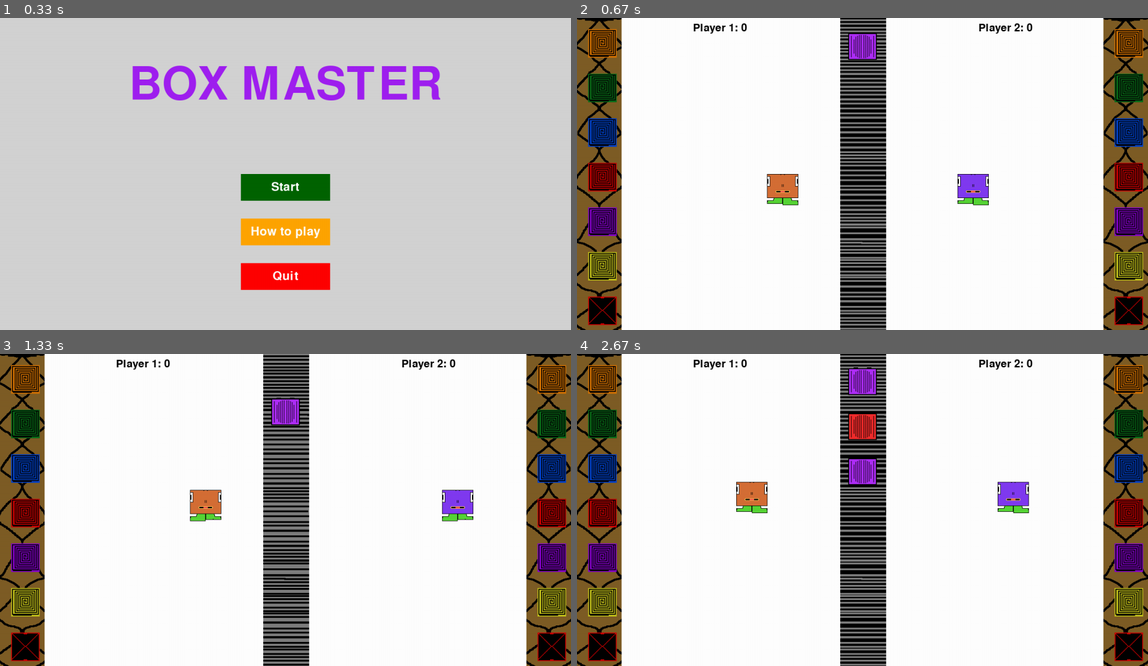
Above: before the commit, frames 1-4 (two rows, left to right).
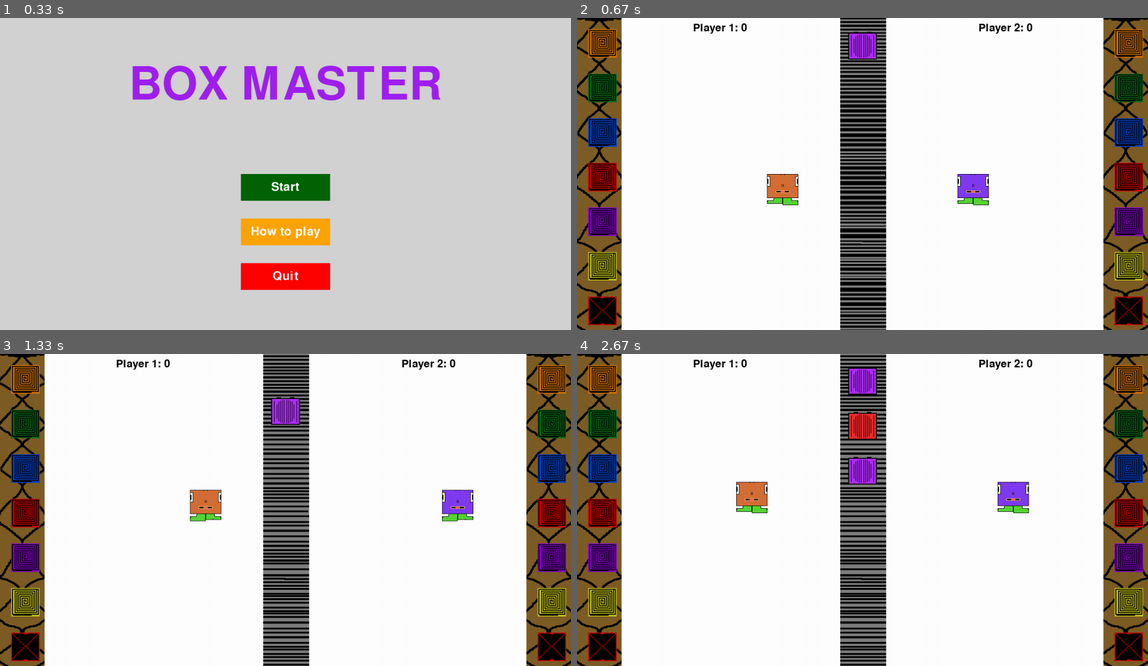
Above: after the commit, the same moments.

Repository: michlima/pygame-project
Game: pygame game, started from main.py
Same seed, same stepped clock (60 frames per second), same inputs: the game is played once before the commit and once after it.
Inputs (mouse positions are in pixels of both pictures, inside the frame that each line leads up to):
- Up to frame 1 (0.33 s): no input
- Up to frame 2 (0.67 s): click "Start" at 0.38 s
- Up to frame 3 (1.33 s): hold Right 0.67-1.13 s; move the mouse to (262, 522) at 0.7 s; hold Up from 1.17 s (still down); hold W from 1.17 s (still down)
- Up to frame 4 (2.67 s): release Up at 1.47 s; release W at 1.47 s; hold Right 1.5-1.97 s; hold D 1.5-1.97 s; hold Left 2-2.53 s; hold A 2-2.53 s; hold Down from 2.57 s (still down); hold S from 2.57 s (still down)

Frame 1 is identical in both runs. In frame 2, less than 0.1% of the frame differs, in the area x 47-53%, y 4-14%; in frame 3, less than 0.1%; in frame 4, 6.5%, in the area x 46-55%, y 0-100%.

Commit message:
sessions navigation

Diff:
--- a/main.py
+++ b/main.py
@@ -118,8 +118,6 @@
     return False
 
 
-
-
 conveyerSwitch = True
 
 def drawScreenObjects(screen,conveyerSwitch):
@@ -136,6 +134,7 @@
 
 def main_menu(screen):#to create a main menu
     clock = pygame.time.Clock()#get framerate
+
     while True: #main menu shows until player click to start or quit game
         screen.fill("lightgray") #the background color of main menu
 
@@ -161,8 +160,7 @@
 
 
         if quit_button_clicked: #click to quit the game
-            pygame.quit()
-            exit()
+            return True
 
         pygame.display.flip() #render display & buttons
 
@@ -170,18 +168,12 @@
 
         for event in pygame.event.get(): #make sure the game quits when the user closes the entire window
             if event.type == pygame.QUIT:
-                pygame.quit()
-                exit()
-
-
-
-def main():
-    pygame.init()
-    screen = pygame.display.set_mode((1280, 700))
+                return True
+
+
+def inGame(screen, gameRunning):
     clock = pygame.time.Clock()
-    main_menu(screen)
-
-    dt, count, running, queuedBoxes = 0 , 100, True, []
+    dt, count, running, queuedBoxes = 0 , 100, gameRunning, []
     playerAnimationToggle = True
 
     playerImage = pygame.image.load("sprites/player/sprite_0.png")
@@ -252,7 +244,7 @@
 
         for event in pygame.event.get():
             if event.type == pygame.QUIT:
-                running = False
+                return True
             if event.type == pygame.KEYDOWN:
                 if event.key == pygame.K_SPACE:
                     if player_one_box:
@@ -311,8 +303,7 @@
             # Display player scores
         font = pygame.font.SysFont(None, 36)
         player_one_score_text = font.render(f"Player 1: {player_one_score}", True, (0, 0, 0))
-        player_two_score_text = font.render(f"Player 2: {player_two_score}", True, (0, 0, 0))
- # Position scores
+        player_two_score_text = font.render(f"Player 2: {player_two_score}", True, (0, 0, 0)) # Position scores
         pygame.draw.rect(screen, (255, 255, 255), (screen.get_width() // 4 - player_one_score_text.get_width() // 2 - 10, 5, player_one_score_text.get_width() + 20, 30))
         pygame.draw.rect(screen, (255, 255, 255), (3 * screen.get_width() // 4 - player_two_score_text.get_width() // 2 - 10, 5, player_two_score_text.get_width() + 20, 30))
         # Position scores
@@ -370,10 +361,6 @@
         if player_pos.x > screen.get_width() / 2 - 50 - PLAYER_RADIUS:
             player_pos.x = screen.get_width() / 2 - 50 - PLAYER_RADIUS
 
-
-
-
-
         # Keeps the box centered over the character
         if player_one_box:
             player_one_box["rect"].x = player_pos.x - player_one_box["rect"].width // 2
@@ -389,6 +376,24 @@
         # limits FPS to 60
         dt = clock.tick(100) / 1000
 
+
+def main():
+    #SESSIONS : 1. In Game || 2. Main Menu
+    pygame.init()
+    screen = pygame.display.set_mode((1280, 700))
+    running = True # Game is running
+    playing = True # Player is playing game
+    while(running):
+        playing = not playing # switches from main menu to in game every time a session ends
+        if playing:
+            exit = inGame(screen, playing)
+            if(exit):
+                pygame.quit()
+        else:
+            exit = main_menu(screen)
+            if(exit):
+                pygame.quit()
+
     pygame.quit()
 
 
